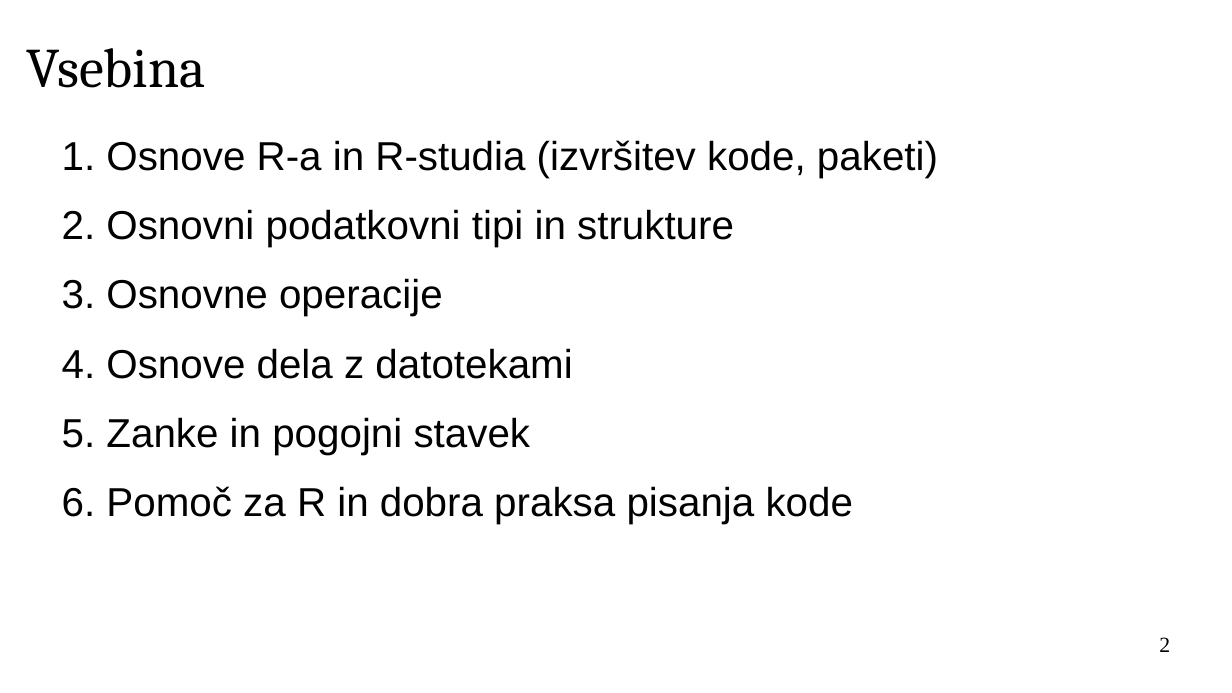
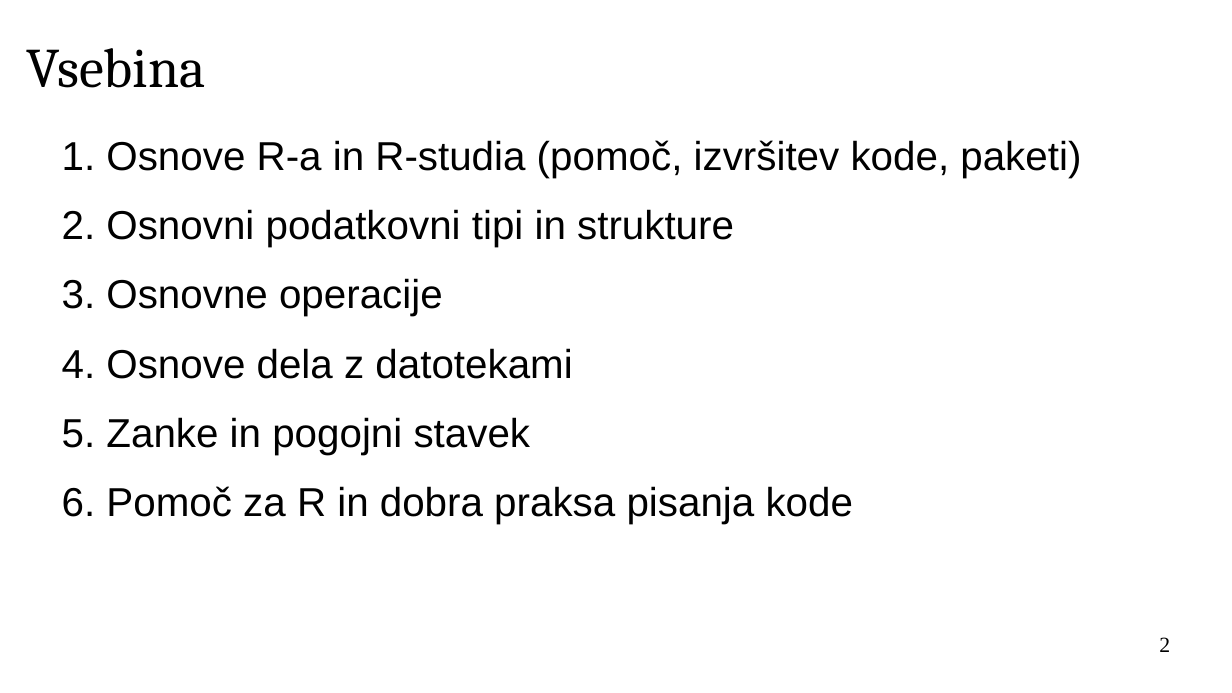
Before and after one commit to janaobsteter/R_tecaj, a slide deck: slide 2 of IT_Rtecaj.odp. Drawn at 1232x693 pixels with LibreOffice and Linux fonts; fonts in the diff are those of the drawing; background and template pictures are left out. Boxes give left, top, right and bottom in pixels: in the first picture for what was removed or moved away, otherwise in the second. Text is boxed around its words. In the diff, an @@ line names an element or a change of style, - is before the commit and + after.

```diff
--- a/IT_Rtecaj.odp
+++ b/IT_Rtecaj.odp
@@ text at (62, 140, 1081, 178): text changed @@
-1. Osnove R-a in R-studia (izvršitev kode, paketi)
+1. Osnove R-a in R-studia (pomoč, izvršitev kode, paketi)
```
Also in this commit, not shown: 2 other slides changed, 1 slide added, 3 other files.
